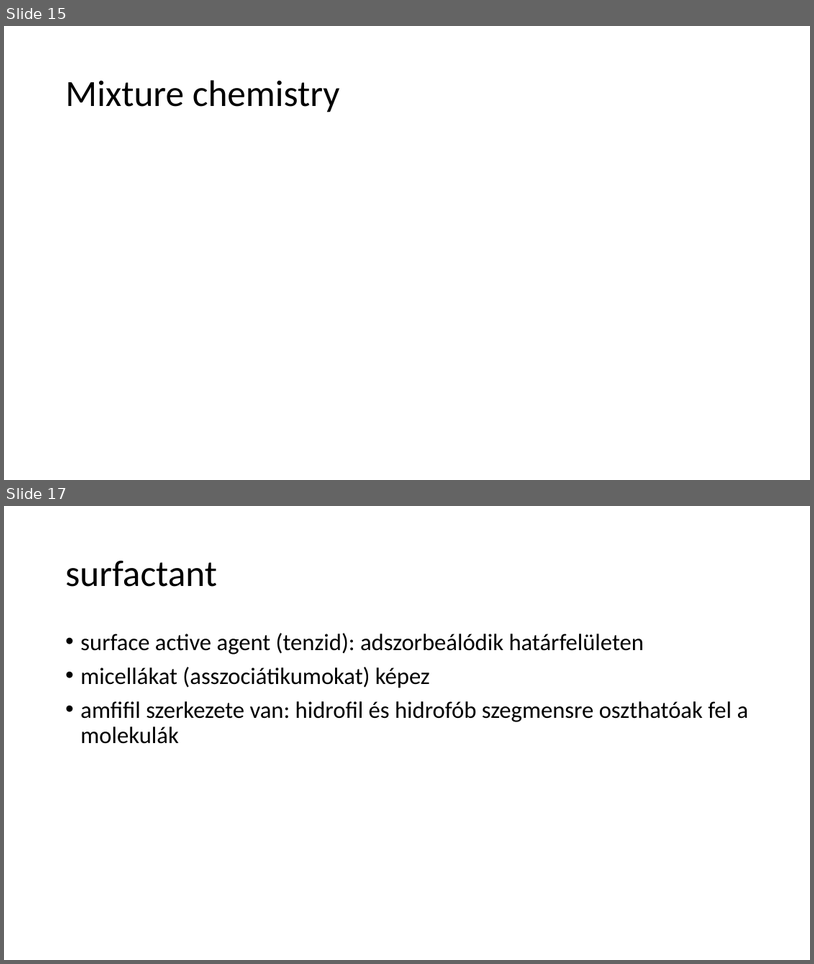
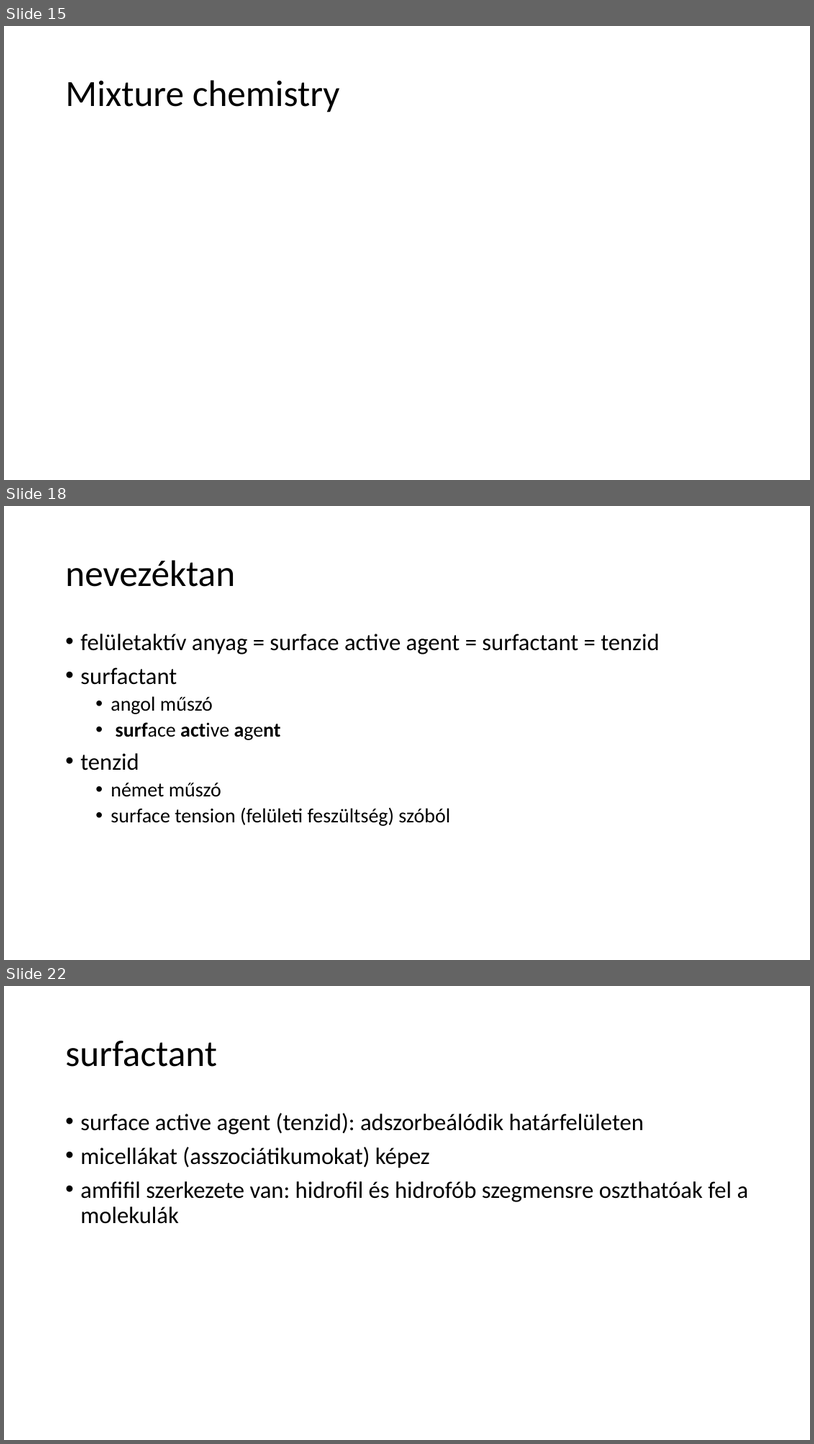
Before and after one commit to LilianaBohus/chemistry-presenations, a slide deck: formulations-and-surfactants.pptx. Shown one above the other, each under a label of ours: slides 15 and 17 before the commit, slides 15, 18 and 22 after it; the slides between them are not shown. The pictures are 814x964 and 814x1444 pixels, drawn with LibreOffice and Linux fonts; fonts in the diff are those of the drawing; grey boxes stand for pictures. Boxes give left, top, right and bottom in pixels: in the first picture for what was removed or moved away, otherwise in the second. Text is boxed around its words. In the diff, an @@ line names an element or a change of style, - is before the commit and + after.

```diff
--- a/formulations-and-surfactants.pptx
+++ b/formulations-and-surfactants.pptx
@@ slide 18 added at bbox=[4, 506, 810, 960], background #FFFFFF @@
@@ title added at bbox=[65, 560, 235, 587], 44 pt, text #000000 @@
+nevezéktan
@@ text added at bbox=[80, 633, 659, 826], 24 pt, text #000000 @@
+• felületaktív anyag = surface active agent = surfactant = tenzid
+• surfactant
+  • angol műszó
+  • surface active agent
+• tenzid
+  • német műszó
+  • surface tension (felületi feszültség) szóból
@@ what was slide 17 is now slide 22 @@
```
Also in this commit, not shown: 1 slide changed, 4 other slides added.
